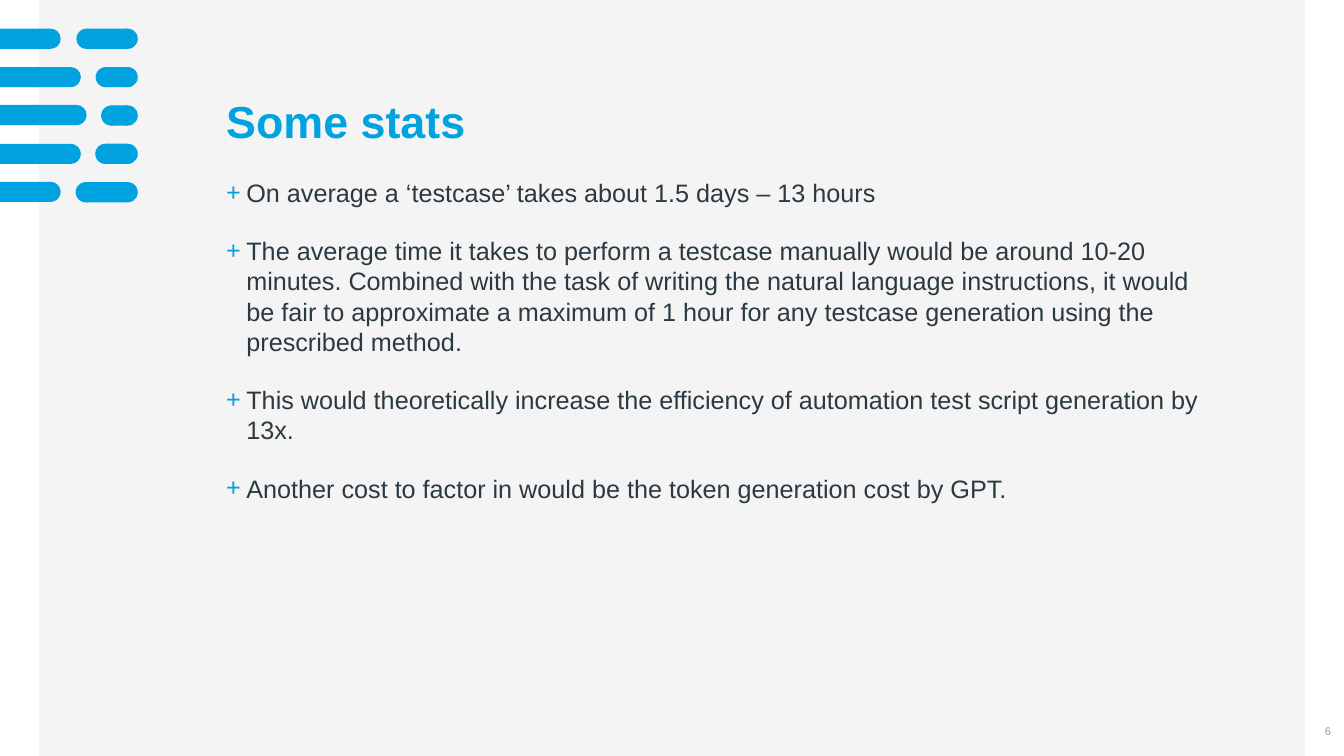
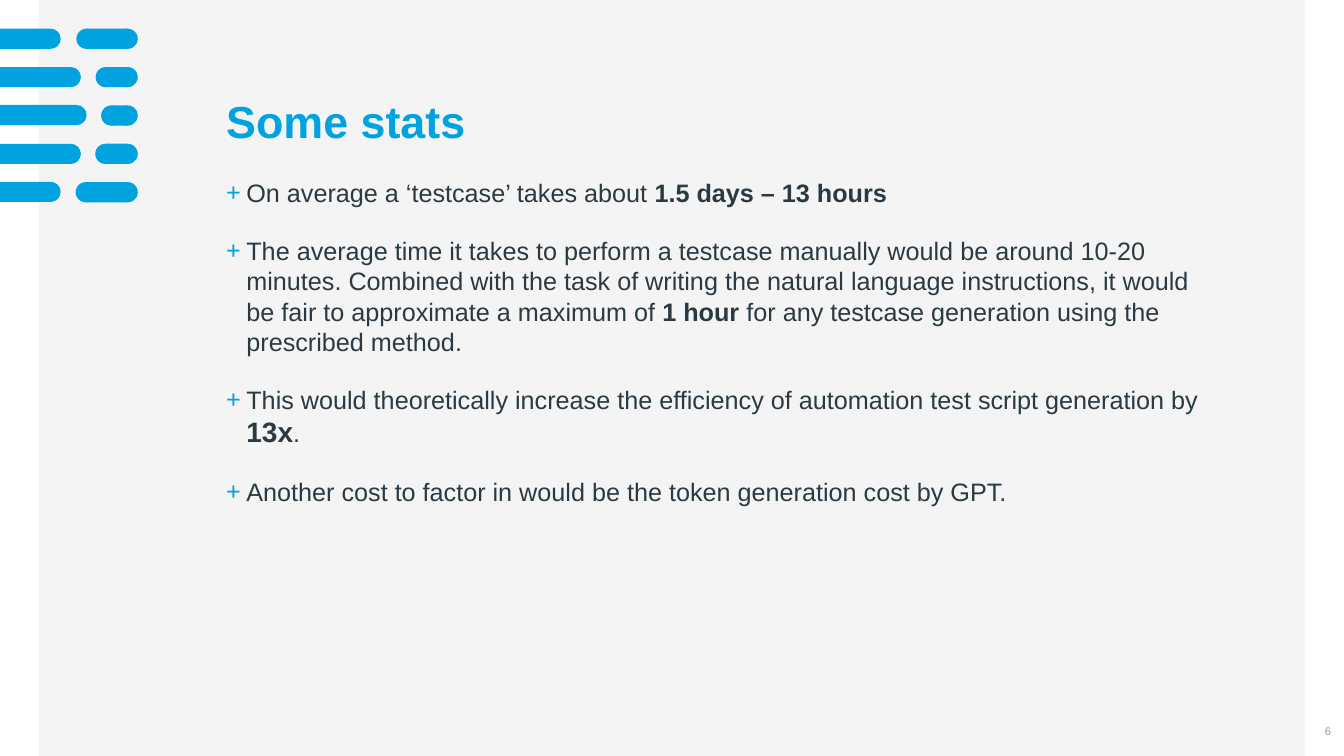
Before and after one commit to abygeorge8848/RecordandPlaybackGPT, a slide deck: slide 7 of PlaybackGPT.pptx. Drawn at 1344x756 pixels with LibreOffice and Linux fonts; fonts in the diff are those of the drawing; background and template pictures are left out. Boxes give left, top, right and bottom in pixels: in the first picture for what was removed or moved away, otherwise in the second. Text is boxed around its words. In the diff, an @@ line names an element or a change of style, - is before the commit and + after.

```diff
--- a/PlaybackGPT.pptx
+++ b/PlaybackGPT.pptx
@@ text at (x1=246, y1=183, x2=1198, y2=443): bold on in "1.5 days – 13 hours", "1 hour", "13x."; size 18 to 20 pt in "13x." @@
```
Also in this commit, not shown: 4 slides added, 4 other files.
